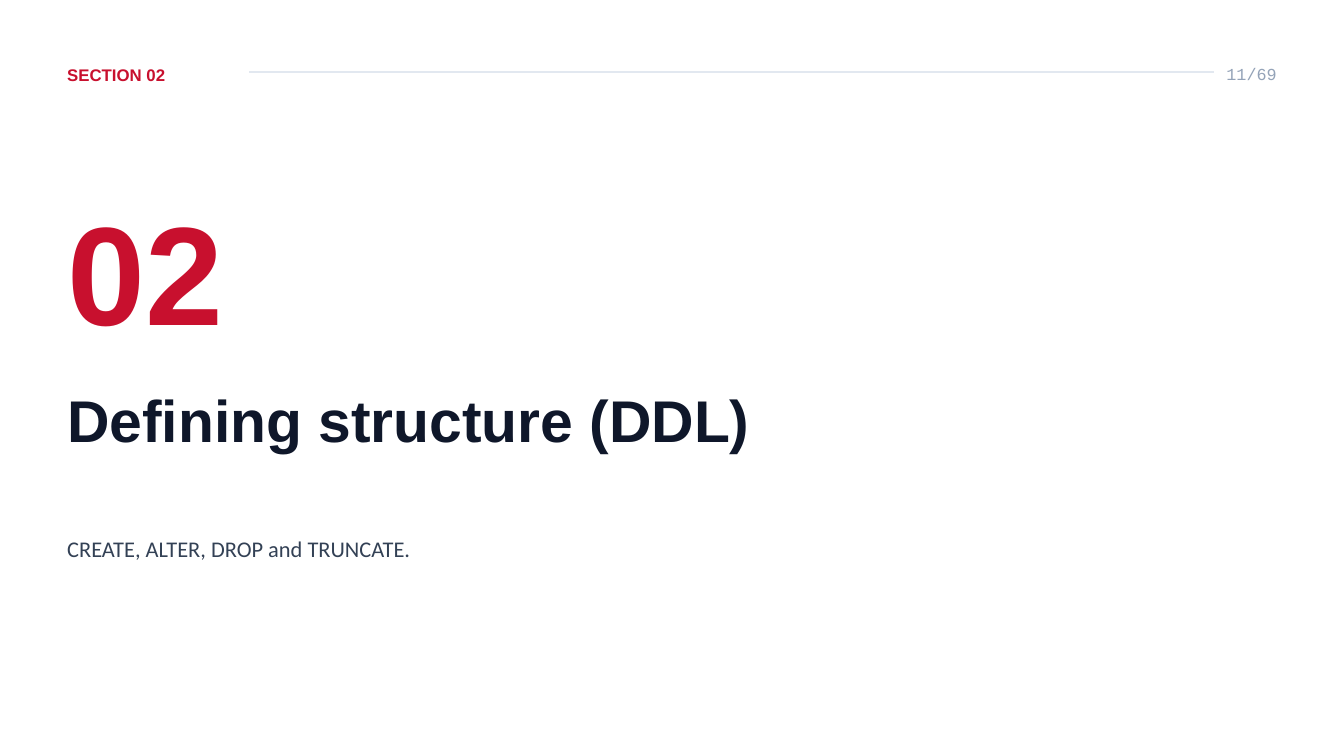
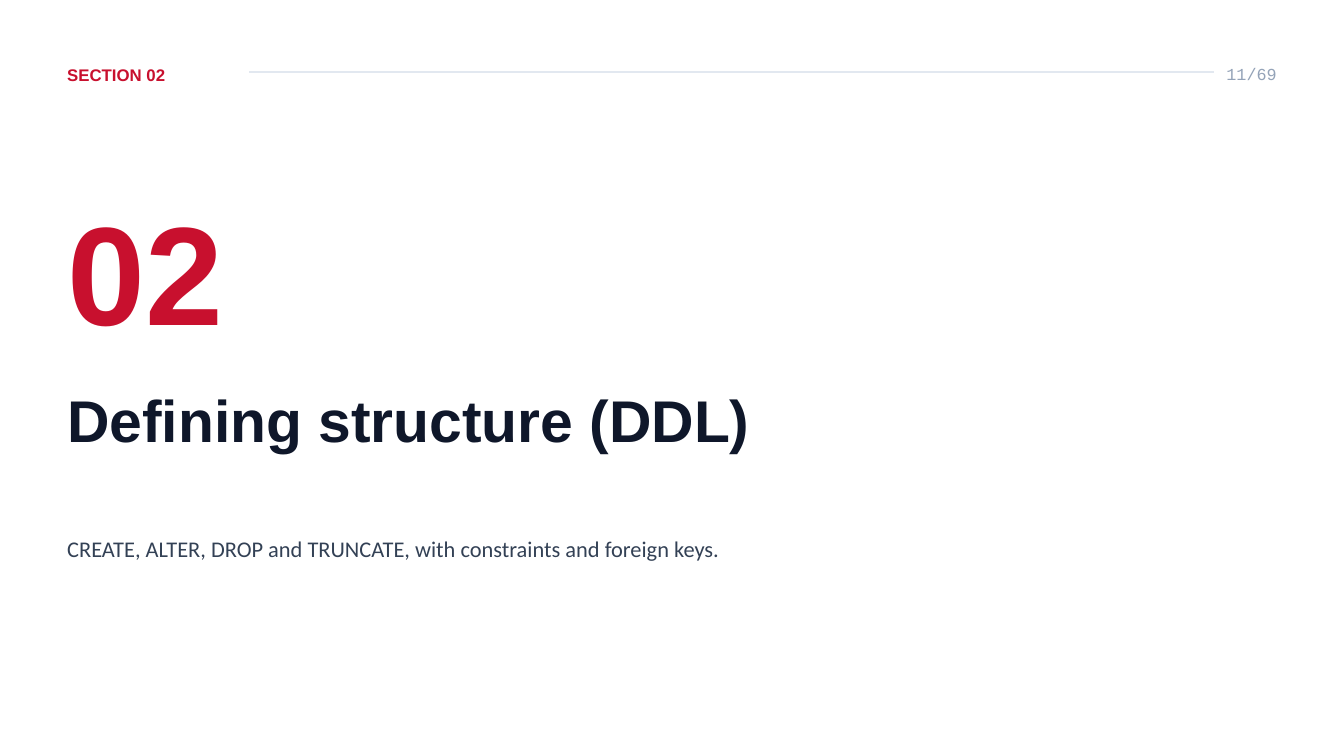
Before and after one commit to ahmedatef2007/db-slides, a slide deck: slide 11 of pptx/ITI_Database_Course_Lesson_4_SQL.pptx. Drawn at 1344x756 pixels with LibreOffice and Linux fonts; fonts in the diff are those of the drawing. Boxes give left, top, right and bottom in pixels: in the first picture for what was removed or moved away, otherwise in the second. Text is boxed around its words. In the diff, an @@ line names an element or a change of style, - is before the commit and + after.

```diff
--- a/pptx/ITI_Database_Course_Lesson_4_SQL.pptx
+++ b/pptx/ITI_Database_Course_Lesson_4_SQL.pptx
@@ text at [67,541,719,561]: text changed @@
-CREATE, ALTER, DROP and TRUNCATE.
+CREATE, ALTER, DROP and TRUNCATE, with constraints and foreign keys.
```
Also in this commit, not shown: 3 other slides changed, 8 other files.
